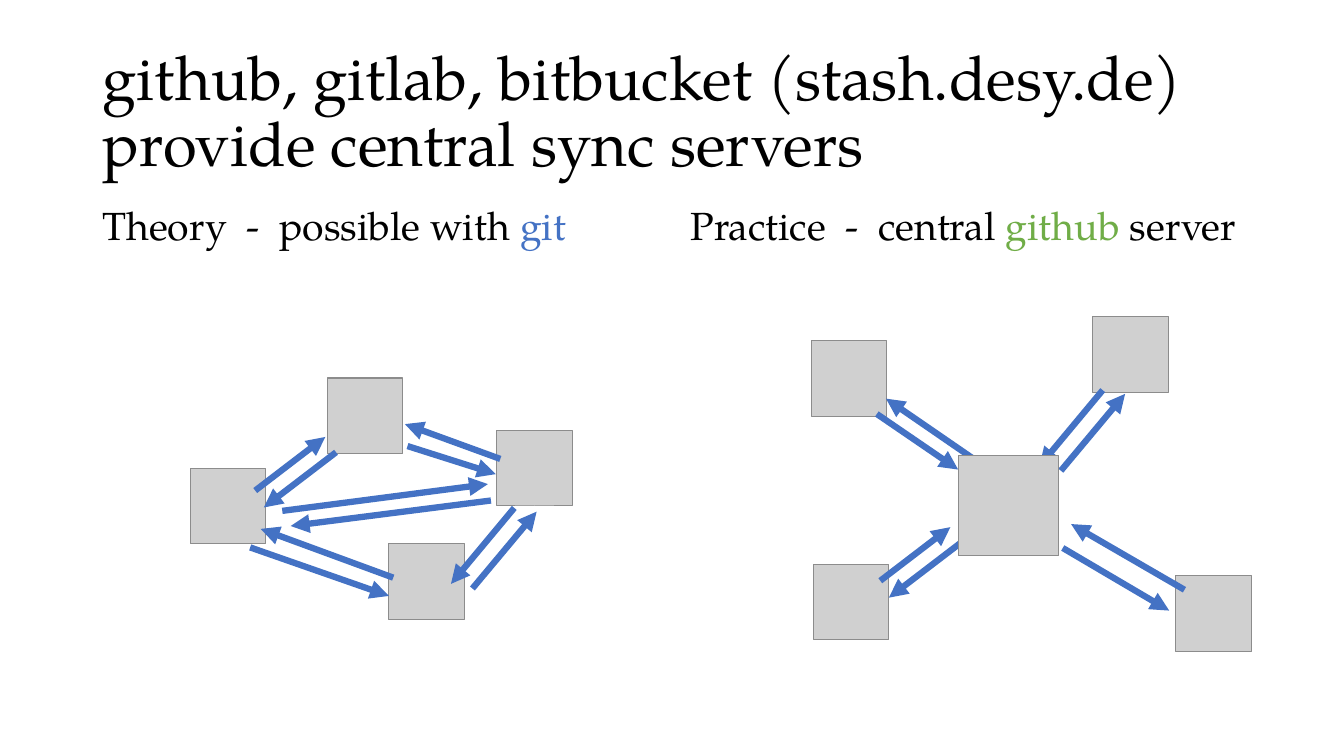
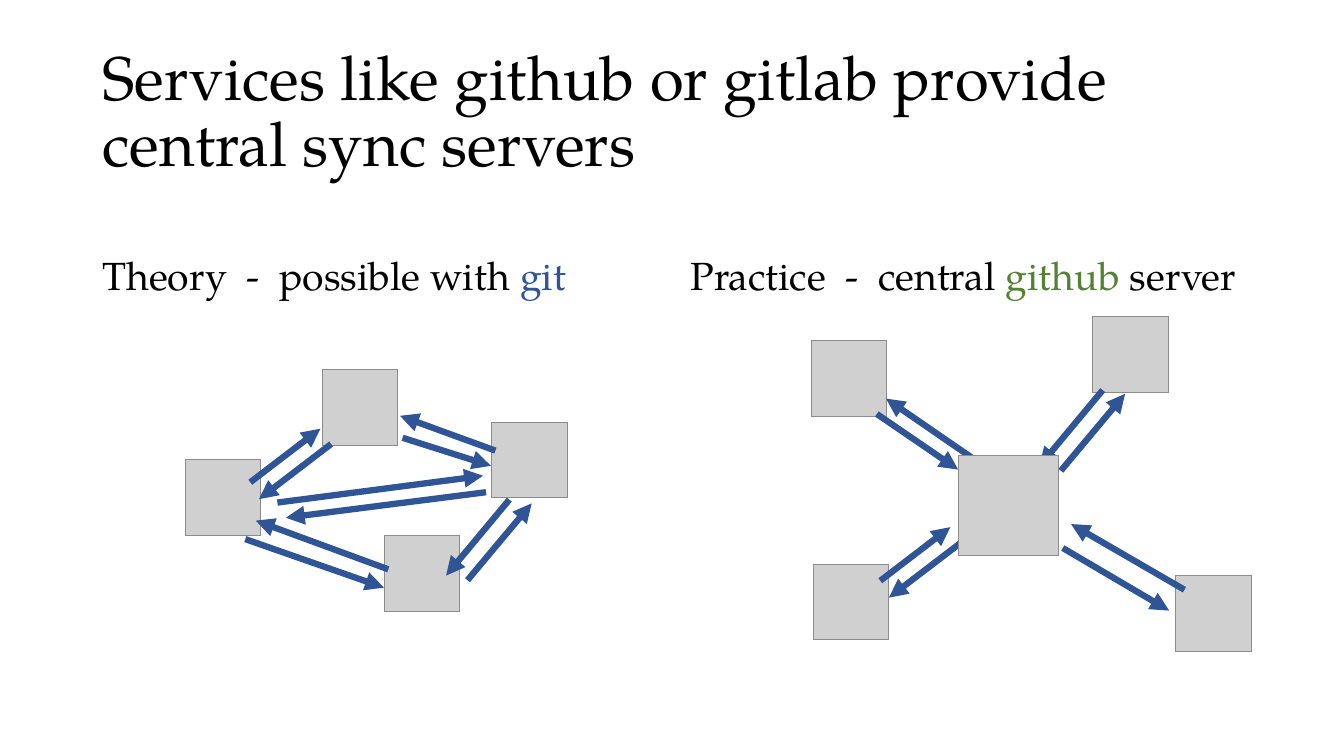
Before and after one commit to Kolaru/GitEssentials, a slide deck: slide 6 of git_workshop.pptx. Drawn at 1344x756 pixels with LibreOffice and Linux fonts; fonts in the diff are those of the drawing; grey boxes stand for pictures. Boxes give left, top, right and bottom in pixels: in the first picture for what was removed or moved away, otherwise in the second. Text is boxed around its words. In the diff, an @@ line names an element or a change of style, - is before the commit and + after.

```diff
--- a/git_workshop.pptx
+++ b/git_workshop.pptx
@@ title at (102,55,1107,184): text changed @@
-github, gitlab, bitbucket (stash.desy.de) provide central sync servers
+Services like github or gitlab provide central sync servers
@@ text "Theory - possible with git": place and size @@
-text "Theory - possible with git" at (102,211,566,251)
+text "Theory - possible with git" at (102,261,566,301)
@@ text "Theory - possible with git" at (102,261,566,301): text colour #4472C4 to #2F5597 in "git" @@
@@ text "Practice - central github server": place and size @@
-text "Practice - central github server" at (690,211,1236,251)
+text "Practice - central github server" at (690,261,1236,301)
@@ text "Practice - central github server" at (690,261,1236,301): text colour #70AD47 to #548235 in "github" @@
@@ arrow (495, 451) - (400, 416): stroke #4472C4 4.5 pt to #2F5597 4.5 pt @@
@@ arrow (877, 414) - (959, 470): stroke #4472C4 4.5 pt to #2F5597 4.5 pt @@
@@ arrow (974, 460) - (886, 398): stroke #4472C4 4.5 pt to #2F5597 4.5 pt @@
@@ arrow (1103, 390) - (1040, 466): stroke #4472C4 4.5 pt to #2F5597 4.5 pt @@
@@ arrow (1061, 471) - (1125, 394): stroke #4472C4 4.5 pt to #2F5597 4.5 pt @@
@@ arrow (250, 482) - (321, 429): stroke #4472C4 4.5 pt to #2F5597 4.5 pt @@
@@ arrow (332, 445) - (259, 499): stroke #4472C4 4.5 pt to #2F5597 4.5 pt @@
@@ arrow (402, 438) - (491, 466): stroke #4472C4 4.5 pt to #2F5597 4.5 pt @@
@@ arrow (277, 503) - (483, 476): stroke #4472C4 4.5 pt to #2F5597 4.5 pt @@
@@ arrow (486, 492) - (286, 518): stroke #4472C4 4.5 pt to #2F5597 4.5 pt @@
@@ arrow (509, 500) - (447, 576): stroke #4472C4 4.5 pt to #2F5597 4.5 pt @@
@@ 10 arrows, 4 pictures: place and size @@
-10 arrows, 4 pictures at (191,378,573,620)
+10 arrows, 4 pictures at (186,370,568,611)
@@ arrow (468, 581) - (532, 503): stroke #4472C4 4.5 pt to #2F5597 4.5 pt @@
@@ arrow (245, 539) - (384, 588): stroke #4472C4 4.5 pt to #2F5597 4.5 pt @@
@@ arrow (388, 570) - (256, 521): stroke #4472C4 4.5 pt to #2F5597 4.5 pt @@
@@ arrow (880, 581) - (951, 527): stroke #4472C4 4.5 pt to #2F5597 4.5 pt @@
@@ arrow (1185, 590) - (1072, 524): stroke #4472C4 4.5 pt to #2F5597 4.5 pt @@
@@ arrow (962, 542) - (889, 598): stroke #4472C4 4.5 pt to #2F5597 4.5 pt @@
@@ arrow (1063, 548) - (1170, 611): stroke #4472C4 4.5 pt to #2F5597 4.5 pt @@
```
Also in this commit, not shown: 7 other slides changed, 1 slide added.
